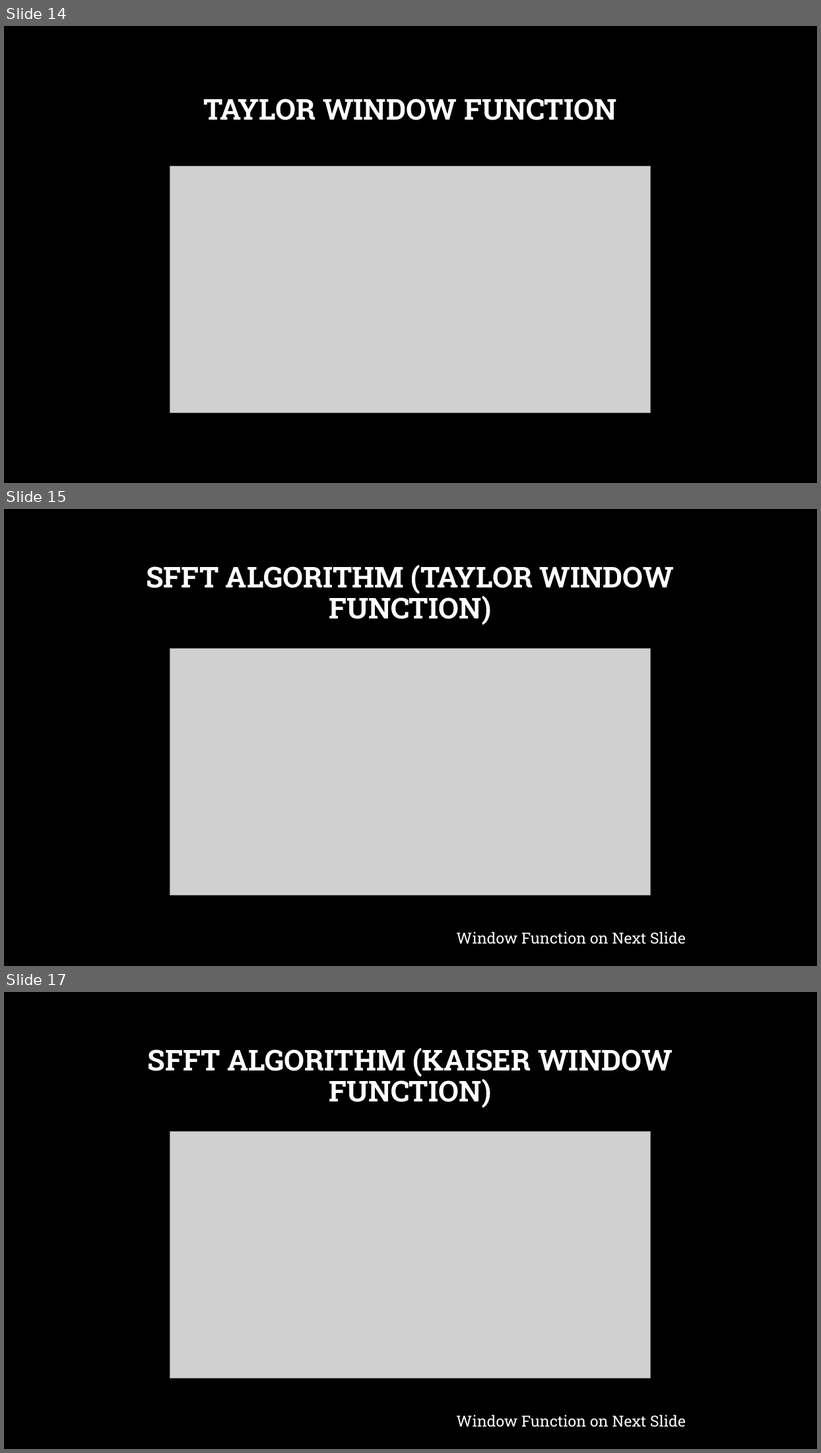
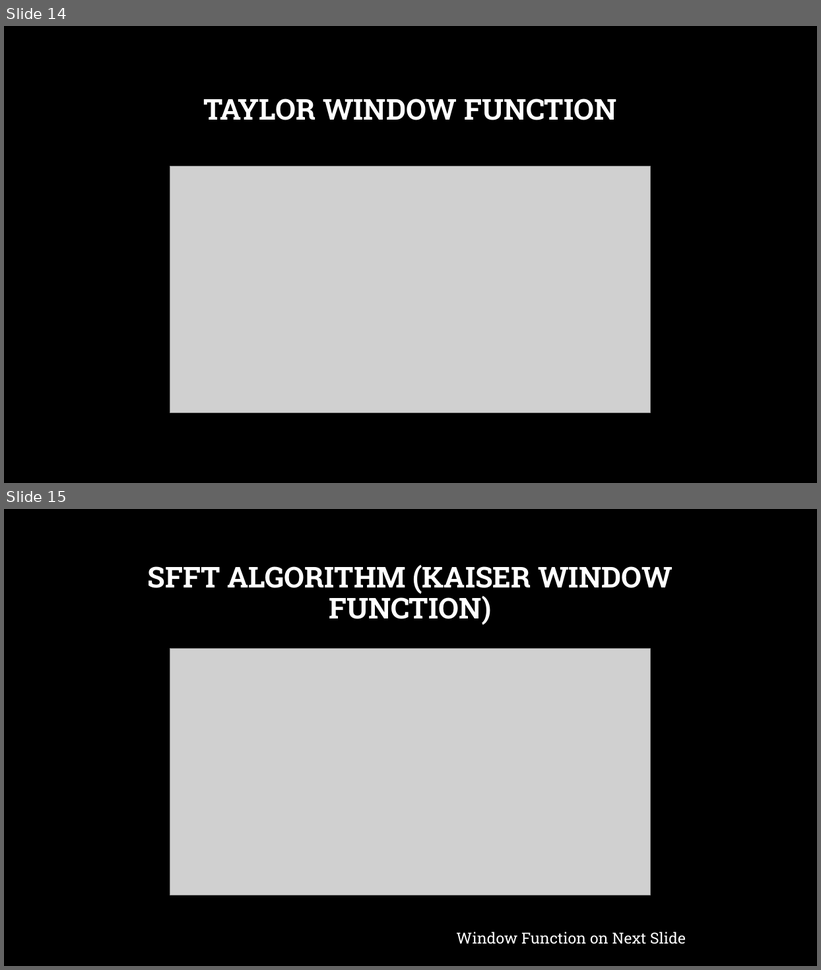
Before and after one commit to crusader2000/sfft, a slide deck: norway radio wave data/3_October.pptx. Shown one above the other, each under a label of ours: slides 14, 15 and 17 before the commit, slides 14 and 15 after it; the slides between them are not shown. The pictures are 821x1453 and 821x970 pixels, drawn with LibreOffice and Linux fonts; fonts in the diff are those of the drawing; grey boxes stand for pictures; background and template pictures are left out. Boxes give left, top, right and bottom in pixels: in the first picture for what was removed or moved away, otherwise in the second. Text is boxed around its words. In the diff, an @@ line names an element or a change of style, - is before the commit and + after.

```diff
--- a/norway radio wave data/3_October.pptx
+++ b/norway radio wave data/3_October.pptx
@@ slide 15 removed at [4, 509, 817, 966], background picture (left out) @@
@@ title removed at [146, 564, 674, 625] @@
-SFFT ALGORITHM (TAYLOR WINDOW FUNCTION)
@@ picture removed at [170, 649, 651, 895] @@
@@ text removed at [456, 932, 686, 945] @@
-Window Function on Next Slide
@@ what was slide 17 is now slide 15 @@
```
Also in this commit, not shown: 1 slide changed, 1 other slide removed, 6 other files.
